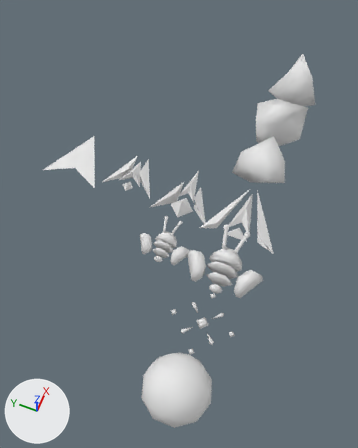
Renders of the Blender file assets/assets.blend from each side of a commit.
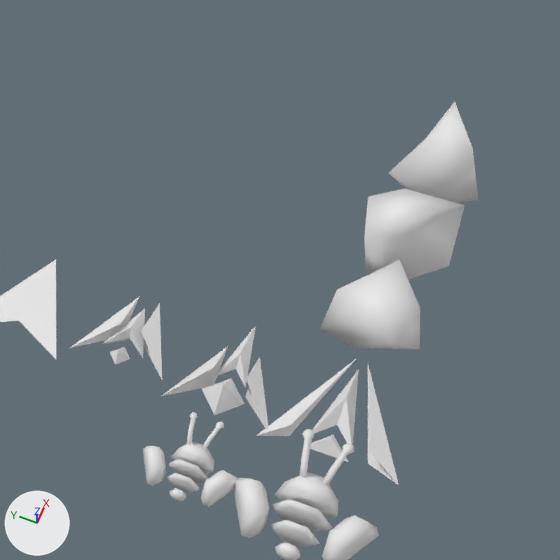
Old and new are each drawn whole from a camera (50 mm lens) standing at (-8.29, -0.98, 14.17) and looking at (-0.71, 2.05, -0.98) and again close up on the part from 18% to 100% of the width and 0% to 65% of the height. Every picture has the same lights, and +X, +Y and +Z are marked at lower left.

The scene before the commit, as lines of its bpy script (objects in view):
```python
me_bee = bpy.data.meshes.new('bee')
me_bee.from_pydata(...)  # 199 vertices, 191 faces; spans x -0.99..1.05, y -1.26..1.26, z -0.47..0.62
me_bee.polygons.foreach_set('use_smooth', [True] * 191)
me_player_001 = bpy.data.meshes.new('player.001')
me_player_001.from_pydata(...)  # 22 vertices, 28 faces; spans x -0.7..0.8, y -0.9..0.9, z -0.2..0.2
me_player_002 = bpy.data.meshes.new('player.002')
me_player_002.from_pydata([(-1.0, -1.0, 0.0), (1.0, 0.0, 0.0), (-1.0, 1.0, 0.0), (-0.5, 0.0, 0.0)], [], [(1, 3, 0), (1, 2, 3)])
ob_bee = bpy.data.objects.new('bee', me_bee)
ob_bee.location = (-2.0, 0.0, 0.0)
ob_player_001 = bpy.data.objects.new('player.001', me_player_001)
ob_player_001.location = (0.0, 4.0, 0.0)
ob_player_002 = bpy.data.objects.new('player.002', me_player_002)
ob_player_002.location = (0.0, 6.0, 0.0)
# also in view: 'meteor_1' at (3.96, 0.06, -0.01); 'meteor_0' at (2.02, 0.05, 0.06); 'meteor_2' at (6.07, -0.06, 0.0); 'player.003' at (0.0, 2.0, 0.0); 'player' at (-0.05, -0.05, 0.0)
```
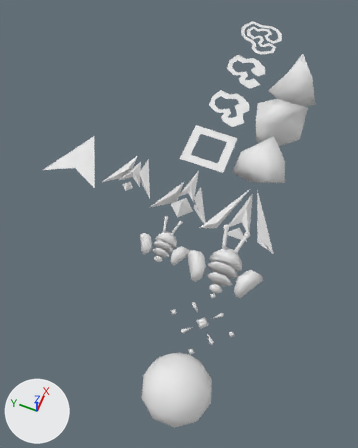
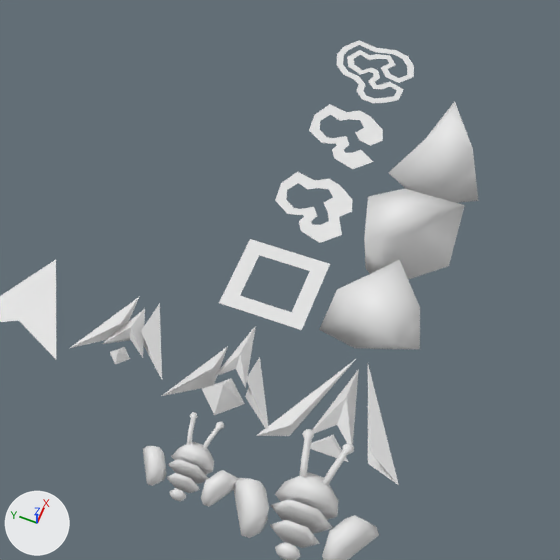
What differs and where, as boxes (x1, y1, x2, y2) in the close-ups (560 x 560 px):
```json
{"object": "Plane.001", "change": "added", "after": [219, 239, 330, 330]}
{"object": "player.006", "change": "added", "after": [275, 172, 352, 243]}
{"object": "player.007", "change": "added", "after": [309, 104, 383, 169]}
{"object": "player.004", "change": "added", "after": [336, 40, 414, 103]}
```

Edits to the scene script, one JSON object a line:
```json
{"op": "add", "block": "me_player_004", "code": ["me_player_004 = bpy.data.meshes.new('player.004')", "me_player_004.from_pydata(...)  # 74 vertices, 36 faces, 1 loose edge; spans x -0.91..0.8, y -0.86..0.86, z 0.0"]}
{"op": "add", "block": "me_plane_001", "code": ["me_plane_001 = bpy.data.meshes.new('Plane.001')", "me_plane_001.from_pydata([(-0.8, -0.8, 0.0), (0.8, -0.8, 0.0), (-0.8, 0.8, 0.0), (0.8, 0.8, 0.0), (-0.5, 0.5, 0.0), (-0.5, -0.5, 0.0), (0.5, -0.5, 0.0), (0.5, 0.5, 0.0), (-0.7, 0.6, 0.0), (-0.2, 0.6, 0.0)], [(8, 9)], [(1, 3, 7, 6), (2, 0, 5, 4), (3, 2, 4, 7), (0, 1, 6, 5)])"]}
{"op": "add", "block": "me_player_006", "code": ["me_player_006 = bpy.data.meshes.new('player.006')", "me_player_006.from_pydata(...)  # 36 vertices, 17 faces, 1 loose edge; spans x -0.8..0.8, y -0.79..0.73, z 0.0"]}
{"op": "add", "block": "me_player_007", "code": ["me_player_007 = bpy.data.meshes.new('player.007')", "me_player_007.from_pydata(...)  # 36 vertices, 16 faces, 1 loose edge; spans x -0.8..0.8, y -0.79..0.73, z 0.0"]}
{"op": "add", "block": "ob_player_004", "code": ["ob_player_004 = bpy.data.objects.new('player.004', me_player_004)", "ob_player_004.location = (8.0, 2.0, 0.0)"]}
{"op": "add", "block": "ob_plane_001", "code": ["ob_plane_001 = bpy.data.objects.new('Plane.001', me_plane_001)", "ob_plane_001.location = (2.0, 2.0, 0.0)"]}
{"op": "add", "block": "ob_player_006", "code": ["ob_player_006 = bpy.data.objects.new('player.006', me_player_006)", "ob_player_006.location = (4.0, 2.0, 0.0)"]}
{"op": "add", "block": "ob_player_007", "code": ["ob_player_007 = bpy.data.objects.new('player.007', me_player_007)", "ob_player_007.location = (6.0, 2.0, 0.0)"]}
```
